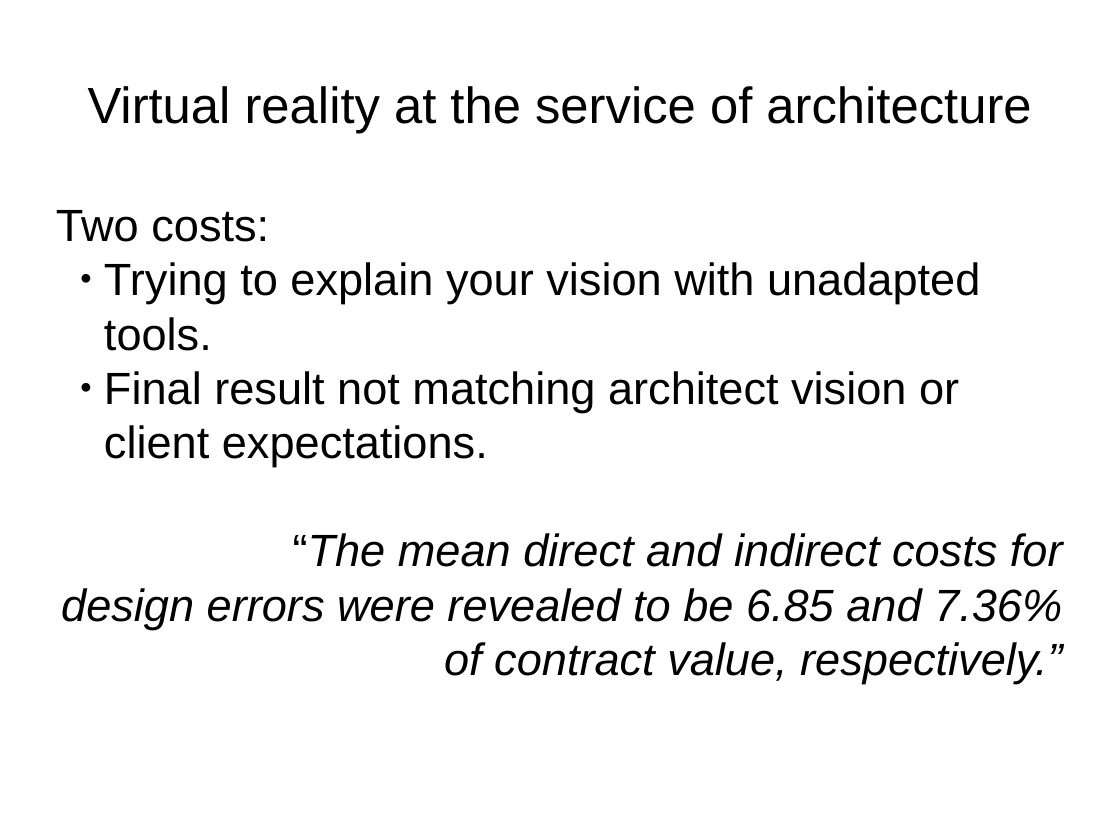
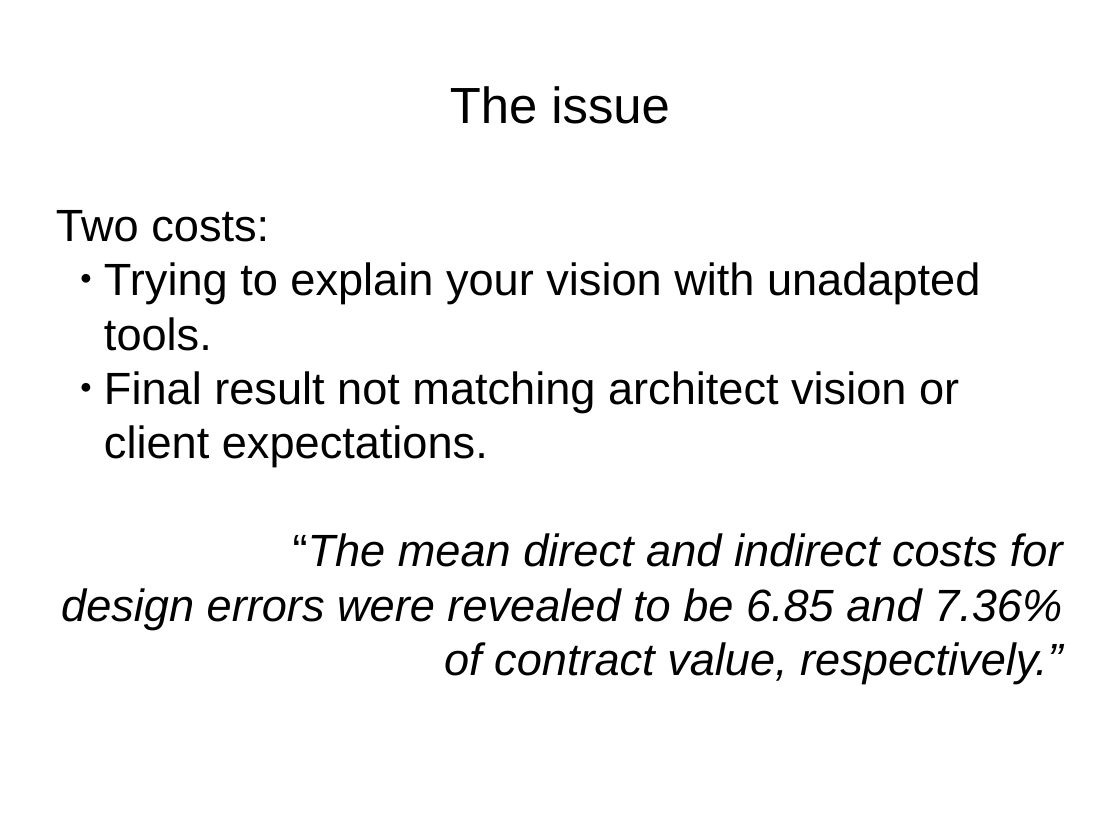
Before and after one commit to quentinleguennec/presentations, a slide deck: slide 3 of pitch_apps_world_2016.odp. Drawn at 1120x840 pixels with LibreOffice and Linux fonts; fonts in the diff are those of the drawing; background and template pictures are left out. Boxes give left, top, right and bottom in pixels: in the first picture for what was removed or moved away, otherwise in the second. Text is boxed around its words. In the diff, an @@ line names an element or a change of style, - is before the commit and + after.

```diff
--- a/pitch_apps_world_2016.odp
+++ b/pitch_apps_world_2016.odp
@@ title at (450, 86, 670, 124): text changed @@
-Virtual reality at the service of architecture
+The issue
```
Also in this commit, not shown: 5 other slides changed, 5 other files.
